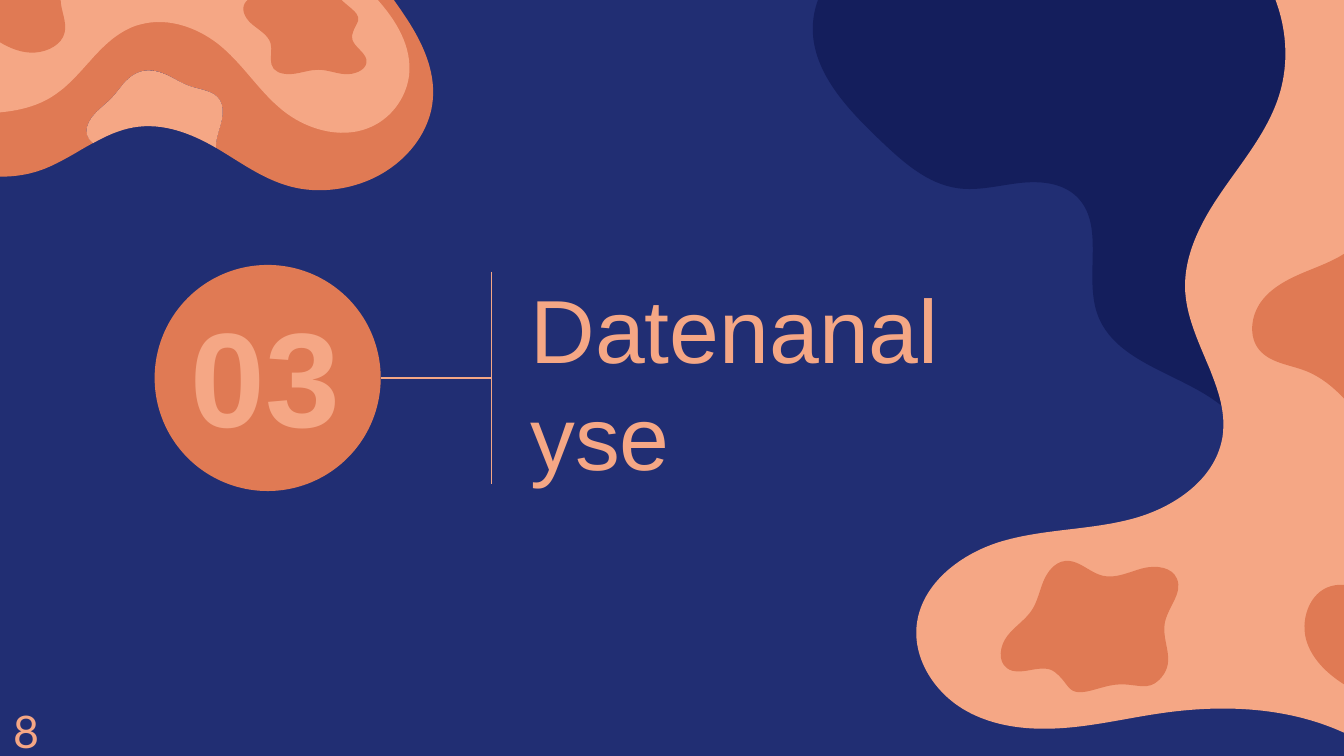
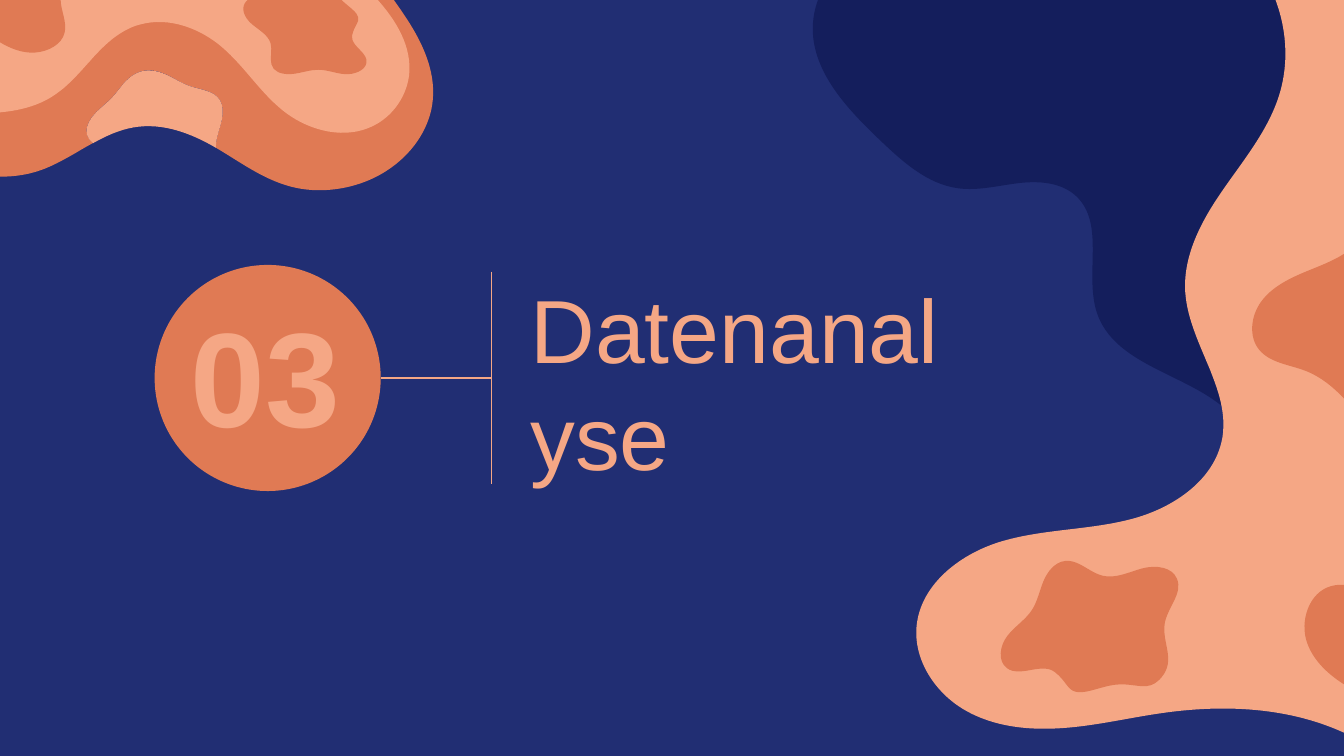
Before and after one commit to amarquard089/Covid19-Hospitalisierungsrate, a slide deck: slide 15 of Praesentation/COVID-19 Hospitalisierungsrate.pptx (slide 16 before the commit). Drawn at 1344x756 pixels with LibreOffice and Linux fonts; fonts in the diff are those of the drawing. Boxes give left, top, right and bottom in pixels: in the first picture for what was removed or moved away, otherwise in the second. Text is boxed around its words. In the diff, an @@ line names an element or a change of style, - is before the commit and + after.

```diff
--- a/Praesentation/COVID-19 Hospitalisierungsrate.pptx
+++ b/Praesentation/COVID-19 Hospitalisierungsrate.pptx
@@ text removed at [13, 715, 39, 749] @@
-8
```
Also in this commit, not shown: 6 other slides changed, 1 slide added, 2 slides removed.
